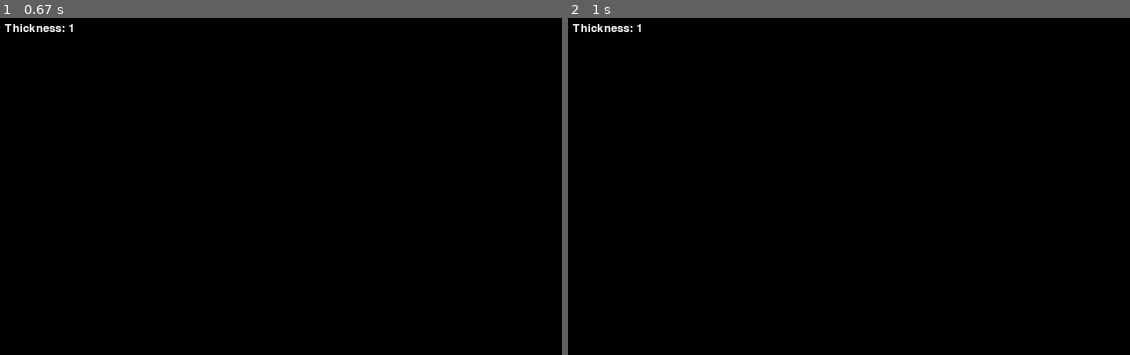
Above: before the commit, frames 1-2 (left to right).
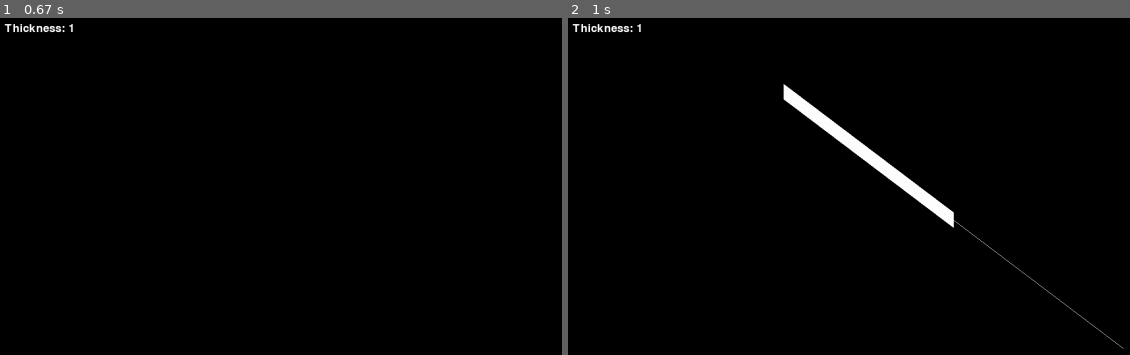
Above: after the commit, the same moments.

Repository: ICaPiCo/policeGame
Game: pygame game, started from SAMUEL TESTS STOP PUTTING THINGS EVERYWHERE!!!!/test2class.py
Two runs of this game, one before a commit and one after it. Both use one fixed random seed, a clock stepped at 60 frames per second and the inputs below.
Inputs (mouse positions are in pixels of both pictures, inside the frame that each line leads up to):
- Up to frame 1 (0.67 s): tap Space at 0.33 s
- Up to frame 2 (1 s): press the mouse at (1124, 348) at 0.7 s; move the mouse to (955, 220) at 0.8 s; release the mouse at (781, 92) at 0.93 s

Frame 1 is identical in both runs. In frame 2, 1.6% of the frame differs, in the area x 38-99%, y 19-99%.

Commit message:
Commit 2
main

Diff:
--- a/SAMUEL TESTS STOP PUTTING THINGS EVERYWHERE!!!!/test2class.py
+++ b/SAMUEL TESTS STOP PUTTING THINGS EVERYWHERE!!!!/test2class.py
@@ -33,7 +33,15 @@
         self.shape = shape
     def draw(self):
         pygame.draw.circle(screen, self.color, (self.PosX, self.PosY),self.size)
-
+    def move(self, x, y):
+        self.PosX += x
+        self.PosY += y
+class Thing(Drawn):
+    '''this is the same as the other one but a subclass'''
+    def __init__(self, name, PosX, PosY, color, layer, size, shape):
+        super().__init__(name, PosX, PosY, color, layer, size, shape) # super uselfull
+    def draw(self):
+        pygame.draw.circle(screen, self.color, (self.PosX, self.PosY), self.size)
 '''
 while True:
 
@@ -43,13 +51,13 @@
     rect.draw() #hmm not sure how to do this
     pygame.display.flip()
 '''
-
+last_thickness = 1
 
 while True:
     current_pos = pygame.mouse.get_pos()
     deltaX, deltaY = pygame.mouse.get_rel()
     distance = sqrt(deltaX**2 + deltaY**2)
-    thickness = max(1, distance * 0.3)
+    thickness = max(1, distance * 0.29)
 
 
     for event in pygame.event.get():
@@ -66,16 +74,25 @@
                 if COLOR == (255,255,255) :
                     COLOR = (0, 0, 0)
                 else:
-                    COLOR = (255,255,255)
+                    COLOR = (255, 255, 255)
         elif event.type == pygame.KEYUP:
-            if event.key == pygame.K_SPACE:
+            if event.key ==  pygame.K_SPACE:
+                drawing = False
+                last_thickness = 1
+
+        elif event.type == pygame.MOUSEBUTTONDOWN:
+            if event.button == pygame.BUTTON_LEFT:
+                drawing = True
+        elif event.type == pygame.MOUSEBUTTONUP:
+            if event.button == pygame.BUTTON_LEFT:
                 drawing = False
 
     if drawing:
         if distance > 0:
 
-            pygame.draw.line(screen,COLOR , previous_pos, current_pos, int(thickness))
+            pygame.draw.line(screen,COLOR , previous_pos, current_pos, int(last_thickness))
             previous_pos = current_pos
+            last_thickness = last_thickness * 0.75 + thickness * 0.25
     else:
 
         previous_pos = pygame.mouse.get_pos()
